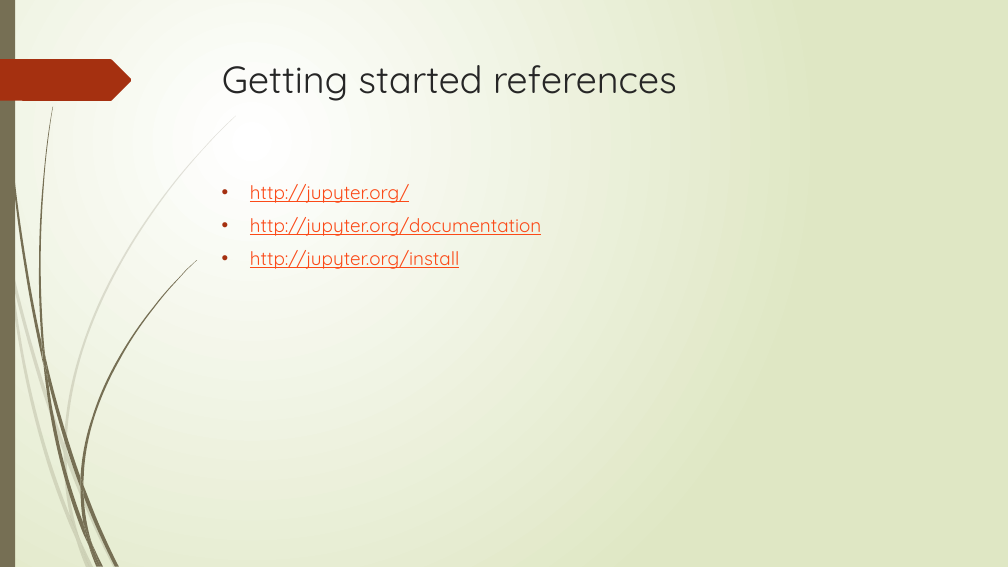
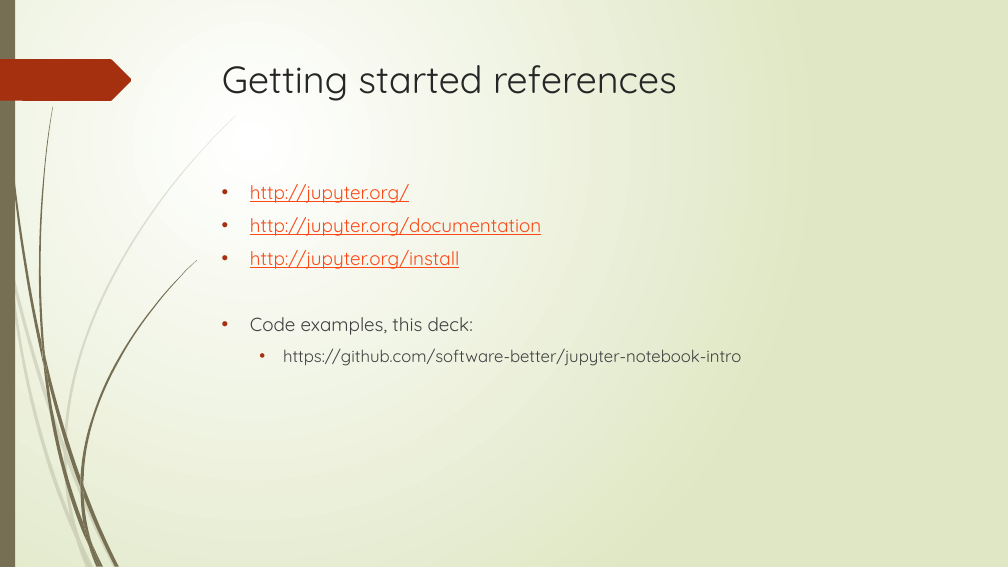
Before and after one commit to john-shiner/jupyter-notebook-intro, a slide deck: slide 3 of Jupyter-Notebook-Intro.pptx. Drawn at 1008x567 pixels with LibreOffice and Linux fonts; fonts in the diff are those of the drawing. Boxes give left, top, right and bottom in pixels: in the first picture for what was removed or moved away, otherwise in the second. Text is boxed around its words. In the diff, an @@ line names an element or a change of style, - is before the commit and + after.

Commit message:
added github link to deck

```diff
--- a/Jupyter-Notebook-Intro.pptx
+++ b/Jupyter-Notebook-Intro.pptx
@@ text at (x1=250, y1=317, x2=741, y2=366): paragraphs added @@
+• Code examples, this deck:
+  • https://github.com/software-better/jupyter-notebook-intro
```
Also in this commit, not shown: 1 other file.
